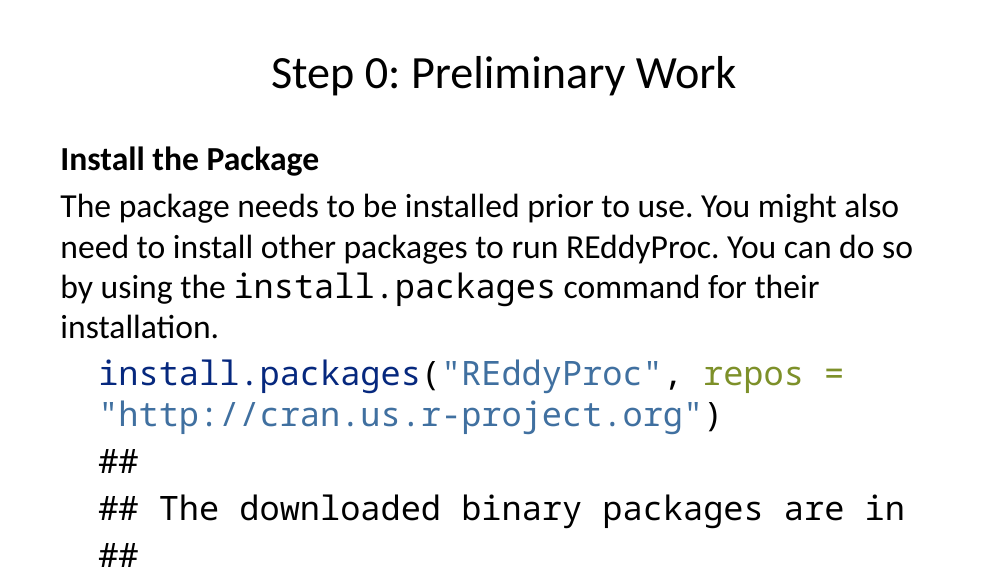
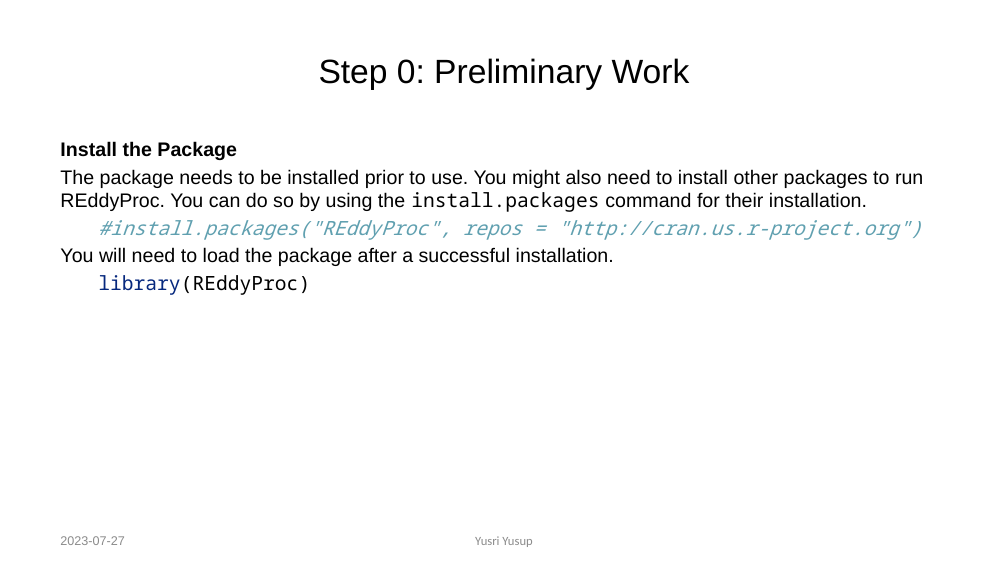
Before and after one commit to yusriy/reddyproc_class, a slide deck: slide 7 of R/REddyProc_presentation.pptx. Drawn at 1008x567 pixels with LibreOffice and Linux fonts; fonts in the diff are those of the drawing. Boxes give left, top, right and bottom in pixels: in the first picture for what was removed or moved away, otherwise in the second. Text is boxed around its words. In the diff, an @@ line names an element or a change of style, - is before the commit and + after.

Commit message:
Finalized content and layout of presentation using rmarkdown.

```diff
--- a/R/REddyProc_presentation.pptx
+++ b/R/REddyProc_presentation.pptx
@@ title "Step 0: Preliminary Work" at <box>319,58,690,90</box>: size 33 to 24 pt, font Calibri to Arial @@
@@ text at <box>60,141,923,295</box>: size 24 to 14 pt in "Install the Package", "The package needs to be installed prior ...", "You will need to load the package ...", "library(REddyProc)"; font Calibri to Arial in "Install the Package", "The package needs to be installed prior ...", "You will need to load the package ..."; less space between paragraphs @@
@@ text at <box>98,220,922,240</box>: text changed; size 24 to 14 pt; text colour #000000 to #60A0B0; italic on @@
-install.packages("REddyProc", repos = "http://cran.us.r-project.org")
-##
-## The downloaded binary packages are in
-## /var/folders/rz/dkw8y98n1sv5r9gy22djhgbm0000gn/T//RtmpTxdwNa/downloaded_packages
+#install.packages("REddyProc", repos = "http://cran.us.r-project.org")
@@ text added at <box>60,536,124,545</box>, 9 pt, text #8C8C8C @@
+2023-07-27
@@ text added at <box>475,536,532,547</box>, 9 pt, text #8C8C8C @@
+Yusri Yusup
```
Also in this commit, not shown: 52 other slides changed, 23 slides added, 4 slides removed, 25 other files.
